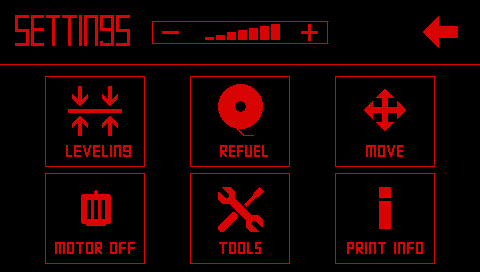
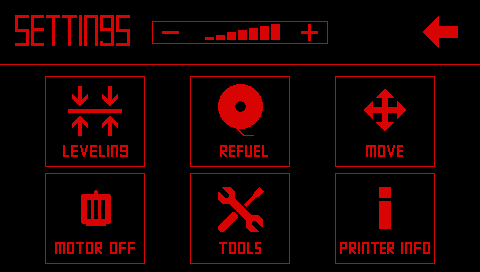
Layers edited between the first and the second w=480, h=272 image:
painted on "63_E_Tool.bmp" over box(63, 145, 430, 254)
